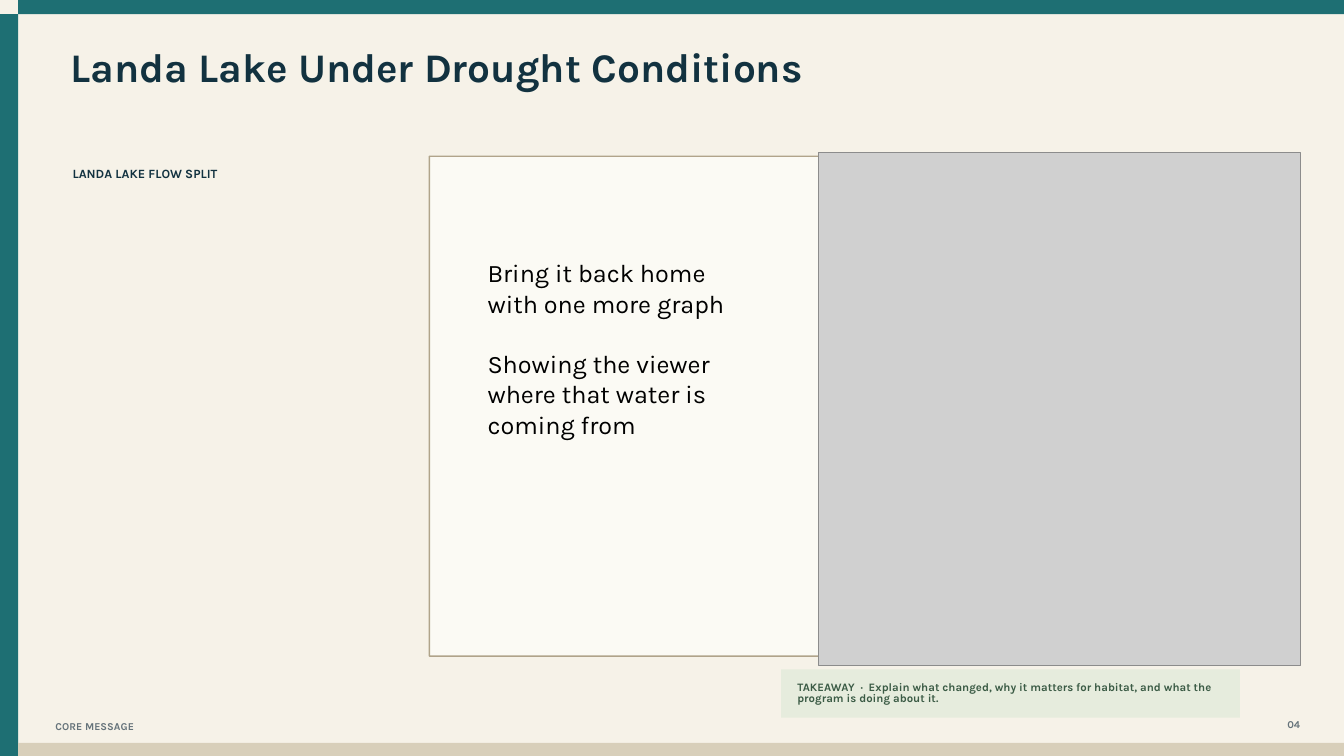
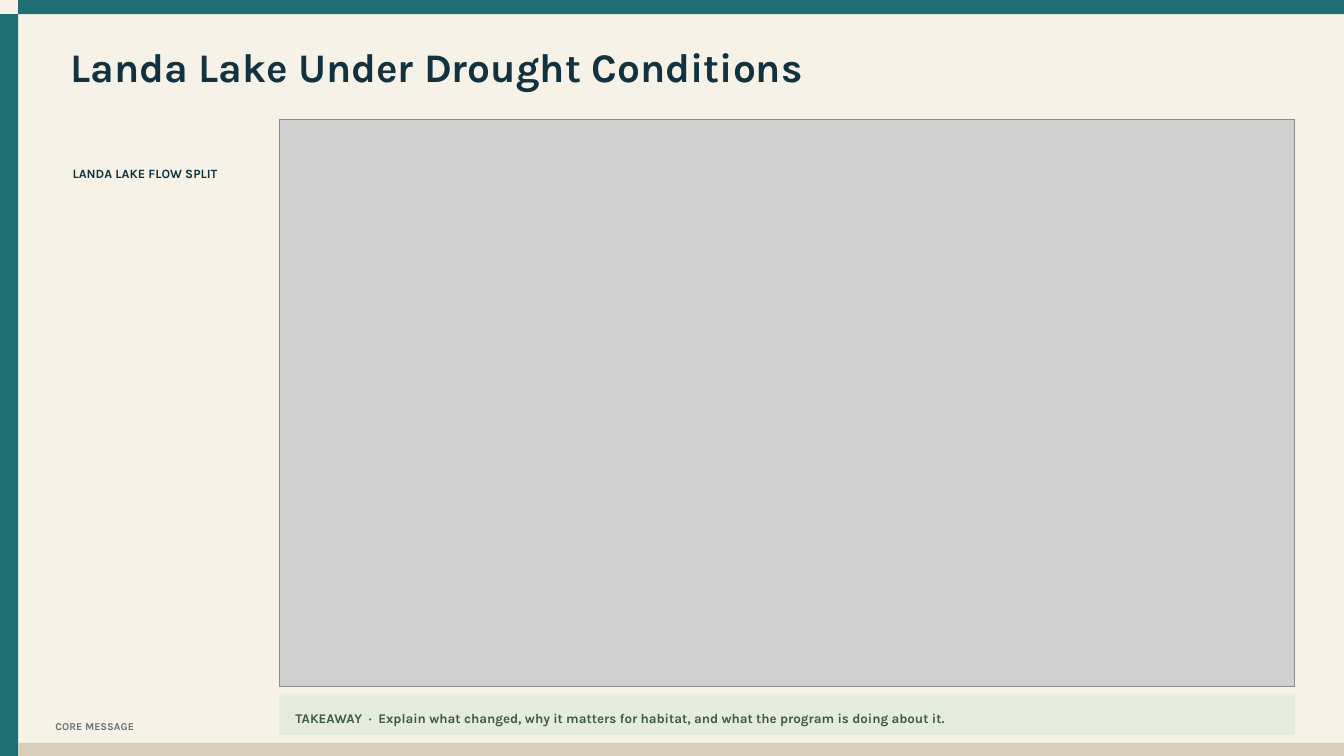
Before and after one commit to cfurl/EAHCP-Fall-2026-Sci-Comm, a slide deck: slide 15 of Comal_mgt_presentation/EAHCP_Landa_Lake.pptx (slide 11 before the commit). Drawn at 1344x756 pixels with LibreOffice and Linux fonts; fonts in the diff are those of the drawing; grey boxes stand for pictures. Boxes give left, top, right and bottom in pixels: in the first picture for what was removed or moved away, otherwise in the second. Text is boxed around its words. In the diff, an @@ line names an element or a change of style, - is before the commit and + after.

Commit message:
Update Landa Lake presentation and figures

```diff
--- a/Comal_mgt_presentation/EAHCP_Landa_Lake.pptx
+++ b/Comal_mgt_presentation/EAHCP_Landa_Lake.pptx
@@ picture added at box(279, 120, 1296, 687) @@
@@ rectangle removed at box(430, 156, 1301, 656) @@
@@ picture removed at box(819, 152, 1301, 665) @@
@@ text removed at box(488, 264, 724, 440) @@
-Bring it back home with one more graph
-Showing the viewer where that water is coming from
@@ rectangle: place and size @@
-rectangle at box(781, 669, 1240, 718)
+rectangle at box(279, 694, 1296, 735)
@@ text "TAKEAWAY · Explain what changed, ...": place and size @@
-text "TAKEAWAY · Explain what changed, ..." at box(797, 683, 1212, 705)
+text "TAKEAWAY · Explain what changed, ..." at box(295, 713, 944, 727)
@@ text "TAKEAWAY · Explain what changed, ..." at box(295, 713, 944, 727): size 8.1 to 9.5 pt; line spacing 0.8 to 1 @@
@@ text removed at box(1287, 721, 1300, 728) @@
-04
```
Also in this commit, not shown: 4 other slides changed, 3 slides added, 9 other files.
